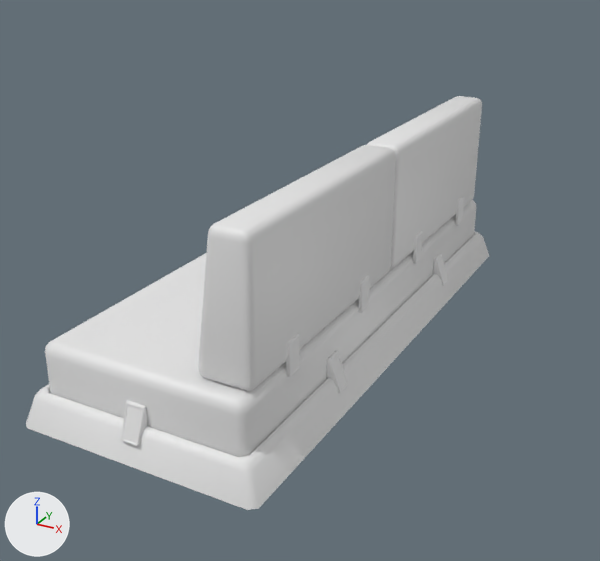
A saved change to the FBX model Assets/PC/Props/Canaper/Canaper.fbx.
One viewpoint serves both versions: a 50 mm lens placed at (1.84, -1.53, 1.48), pointed at (0.39, 1.1, 0.16). The lights are fixed; the arrows at lower left show +X, +Y and +Z. The older version comes first. Where no turn or scale is listed for an object, it has been applied to the vertices.

Names of what the first picture shows: 'Canaper', 'ClesDossier_Canaper', 'Cles_Canaper', 'Station_Canaper'.
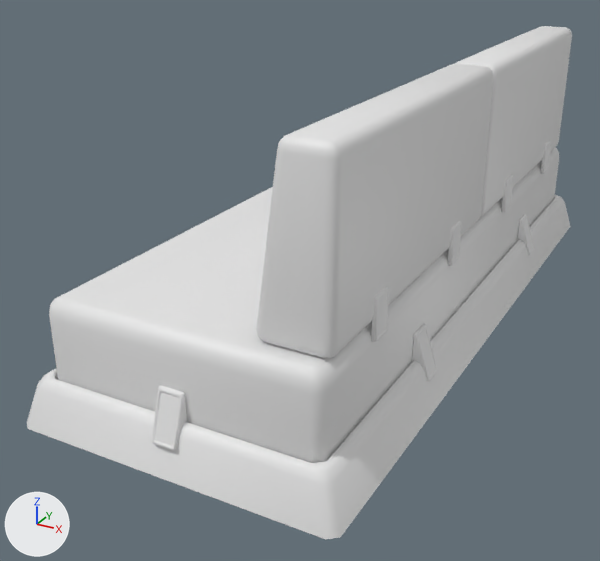
Where the newer file only moved an object's origin or applied its transform, the numbers keep the older frame.

Where the change shows, as pixel boxes [x1, y1, x2, y2] in the pictures (600 x 561 px):
'ClesDossier_Canaper', moved, rescaled (11% wider, 12% taller)
    before: [198, 96, 482, 391]
    after: [256, 26, 572, 358]
'Canaper', rescaled (18% wider, 23% taller)
    before: [45, 200, 476, 457]
    after: [49, 147, 559, 463]
'Station_Canaper', rescaled (17% wider, 24% taller)
    before: [26, 231, 489, 510]
    after: [27, 195, 570, 540]
'Cles_Canaper', rescaled (17% wider, 22% taller)
    before: [121, 254, 449, 447]
    after: [151, 214, 535, 450]

Patch to the scene script:
```diff
--- a/Assets/PC/Props/Canaper/Canaper.fbx.py
+++ b/Assets/PC/Props/Canaper/Canaper.fbx.py
@@ me_cube_016 @@
 # used by ob_clesdossier_canaper; location = (0.0, 0.0, 0.0)
-me_cube_016.from_pydata(...)  # 512 vertices, 508 faces; spans x 0.61..0.8, y 0.1..2.02, z 0.25..0.76
+me_cube_016.from_pydata(...)  # 512 vertices, 508 faces; spans x 0.78..1.03, y 0.13..2.59, z 0.38..1.0
+# me_cube_016 part 1: the whole mesh is scaled about its middle by (1.29, 1.29, 1.22), then moved by (0.2, 0.3, 0.19)
 me_cube_016.materials.append(mat_clesdossier_canaper)
@@ ob_station_canaper @@
 ob_station_canaper.location = (0.0, 0.0, 0.0)
+ob_station_canaper.scale = (1.29, 1.29, 1.41)
@@ ob_cles_canaper @@
 ob_cles_canaper.rotation_euler = (0.0, 0.0, 1.571)  # degrees (0, 0, 90)
-ob_cles_canaper.scale = (1.15, 1.0, 1.38)
+ob_cles_canaper.scale = (1.48, 1.29, 1.95)
@@ ob_canaper @@
 ob_canaper.location = (0.0, 0.0, 0.0)
-ob_canaper.scale = (1.15, 1.0, 1.38)
+ob_canaper.scale = (1.48, 1.29, 2.07)
```
